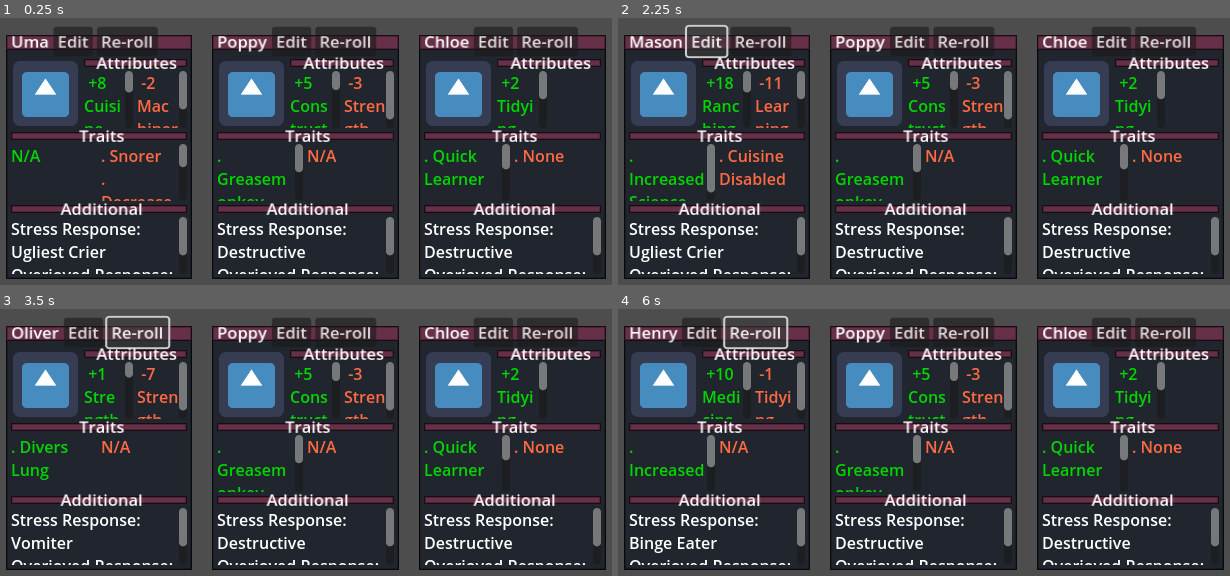
Above: before the commit, frames 1-4 (two rows, left to right).
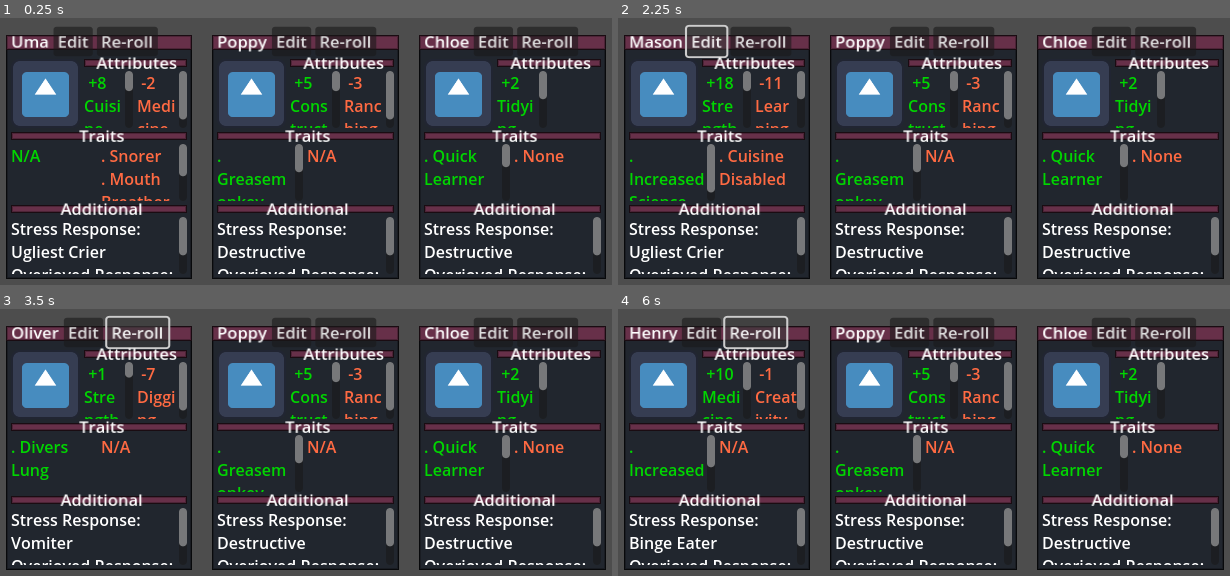
Above: after the commit, the same moments.

Repository: jm24abj/CharacterGeneration
Game: Godot game, scene res://Scenes/generation_screen.tscn
Same seed, same stepped clock (60 frames per second), same inputs: the game is played once before the commit and once after it. The engine's default icon, where the game draws it, is replaced by a stand-in: a white triangle on a blue panel in a dark square.
Inputs:
- Up to frame 1 (0.25 s): no input
- Up to frame 2 (2.25 s): click "Edit" at 0.5 s; click "Re-roll" at 1.25 s; click "Edit" at 2 s
- Up to frame 3 (3.5 s): click "Re-roll" at 2.75 s
- Up to frame 4 (6 s): click "Edit" at 3.5 s; click "Re-roll" at 4.25 s; tap Enter at 5 s; tap Space at 5.75 s

The runs differ from the first frame. In frame 1, 0.7% of the frame differs, in the area x 17-84%, y 25-69%; in frame 2, 0.4%; in frame 3, 0.5%; in frame 4, 0.5%.

Commit message:
removal of attributes from pool when already assigned

Diff:
--- a/Src/GenerationScripts/character_panel.gd
+++ b/Src/GenerationScripts/character_panel.gd
@@ -69,6 +69,7 @@
 func rollAttributes():
 	const MAX_ATTRIBUTES : int = 7
 	const MAX_POINTS_COUNT : int = 11
+	var currentAttributePool : Array[String] = ALL_ATTRIBUTES.duplicate()
 	var assignedPoints : int = 0
 
 	goodAttributesLabel.clear()
@@ -81,7 +82,7 @@
 
 	while (assignedPoints < MAX_POINTS_COUNT) and (attributesAdded < MAX_ATTRIBUTES):
 		var isDebuff : bool = randi_range(1,4 + (numOfDebuffs * 2)) == 1
-		var attribute : String = ALL_ATTRIBUTES[randi_range(0,ALL_ATTRIBUTES.size()-1)]
+		var attribute : String = currentAttributePool.pop_at(randi_range(0,currentAttributePool.size()-1))
 		var value : int = randi_range(1,MAX_POINTS_COUNT-assignedPoints)
 
 		if isDebuff:
@@ -97,6 +98,8 @@
 func rollTraits():
 	const MAX_TRAIT_COUNT : int = 4
 	var traitCount : int = randi_range(1,MAX_TRAIT_COUNT)
+	var goodTraitPool : Array[String] = ALL_GOOD_TRAITS.duplicate()
+	var badTraitPool : Array[String] = ALL_BAD_TRAITS.duplicate()
 
 	goodTraitsLabel.clear()
 	badTraitsLabel.clear()
@@ -113,11 +116,11 @@
 		goodTrait = randi_range(0,1)
 		if goodTrait == 1:
 			hasGoodTraits = true
-			goodTraitsLabel.add_text(". " + ALL_GOOD_TRAITS[randi_range(0,ALL_GOOD_TRAITS.size()-1)])
+			goodTraitsLabel.add_text(". " + goodTraitPool.pop_at(randi_range(0,goodTraitPool.size()-1)))
 			goodTraitsLabel.add_text("\n")
 		else:
 			hasBadTraits = true
-			badTraitsLabel.add_text(". " + ALL_BAD_TRAITS[randi_range(0,ALL_BAD_TRAITS.size()-1)])
+			badTraitsLabel.add_text(". " + badTraitPool.pop_at(randi_range(0,badTraitPool.size()-1)))
 			badTraitsLabel.add_text("\n")
 
 	if not hasBadTraits:
